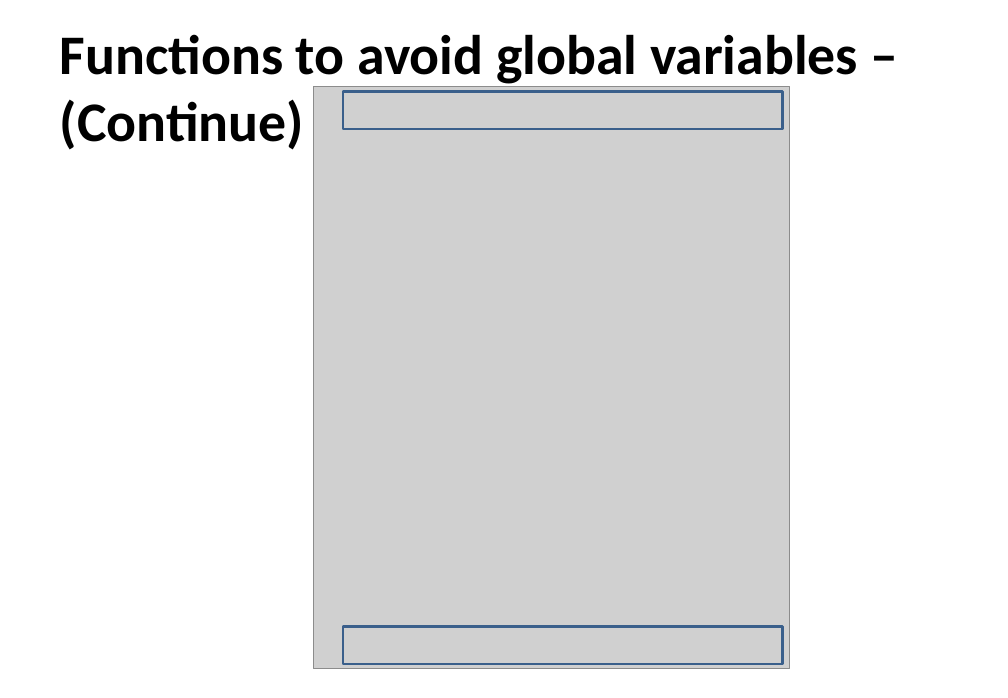
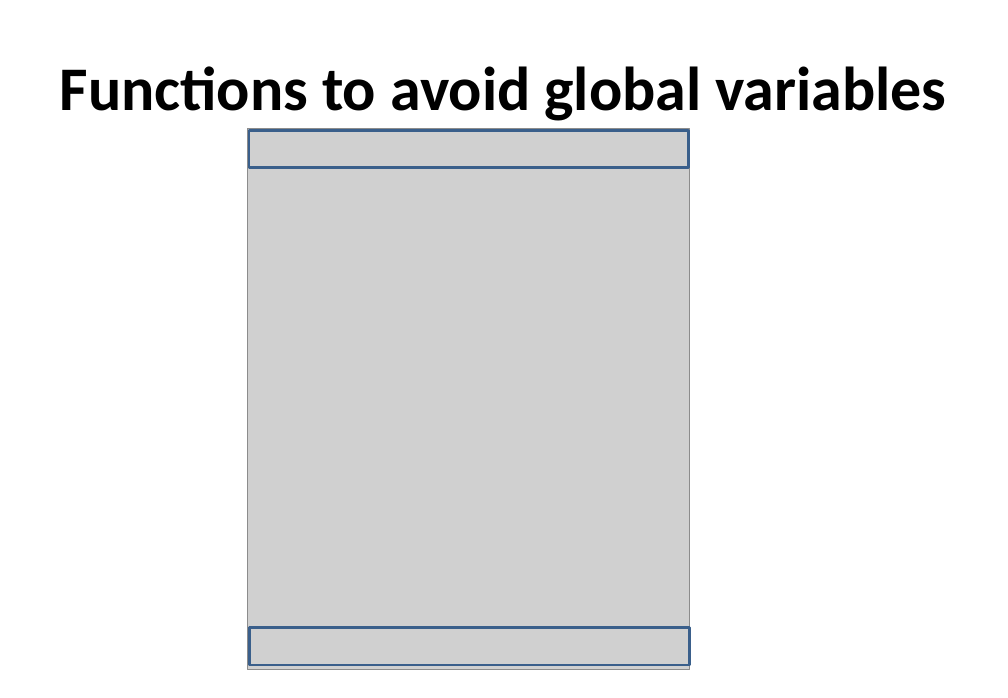
Before and after one commit to monica85rodrigues/presentation-netponto-spa, a slide deck: slide 24 of Relax, it's SPA time.pptx. Drawn at 1008x698 pixels with LibreOffice and Linux fonts; fonts in the diff are those of the drawing; grey boxes stand for pictures; background and template pictures are left out. Boxes give left, top, right and bottom in pixels: in the first picture for what was removed or moved away, otherwise in the second. Text is boxed around its words. In the diff, an @@ line names an element or a change of style, - is before the commit and + after.

```diff
--- a/Relax, it's SPA time.pptx
+++ b/Relax, it's SPA time.pptx
@@ title at (60,66,946,121): text changed; size 43.2 to 48 pt @@
-Functions to avoid global variables – (Continue)
+Functions to avoid global variables
@@ picture: place and size @@
-picture at (314,87,790,669)
+picture at (248,128,690,669)
@@ rectangle: place and size @@
-rectangle at (343,91,782,128)
+rectangle at (249,130,689,168)
@@ rectangle: place and size @@
-rectangle at (343,626,782,664)
+rectangle at (249,627,689,665)
```
Also in this commit, not shown: 8 other slides changed.
